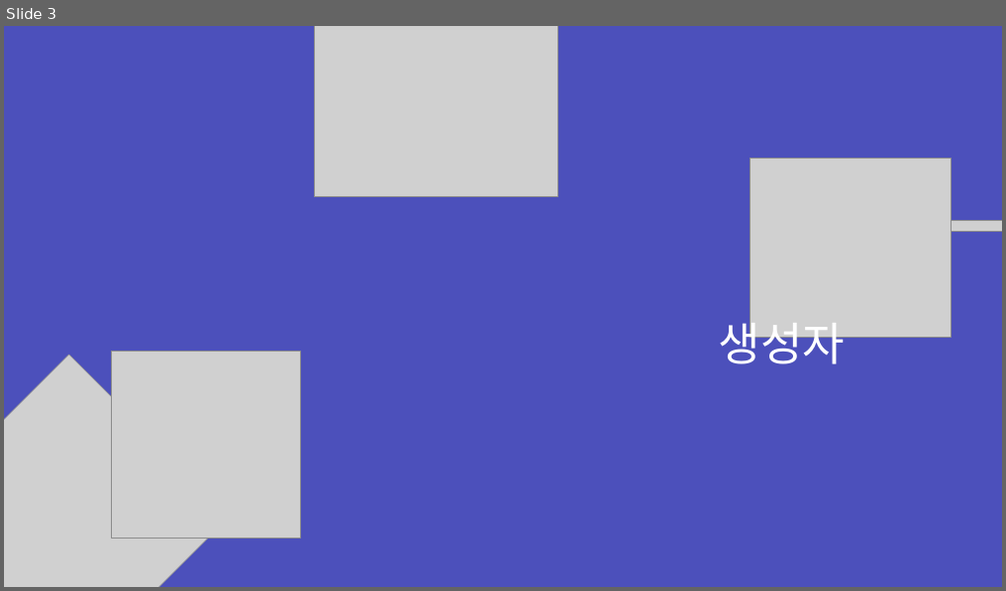
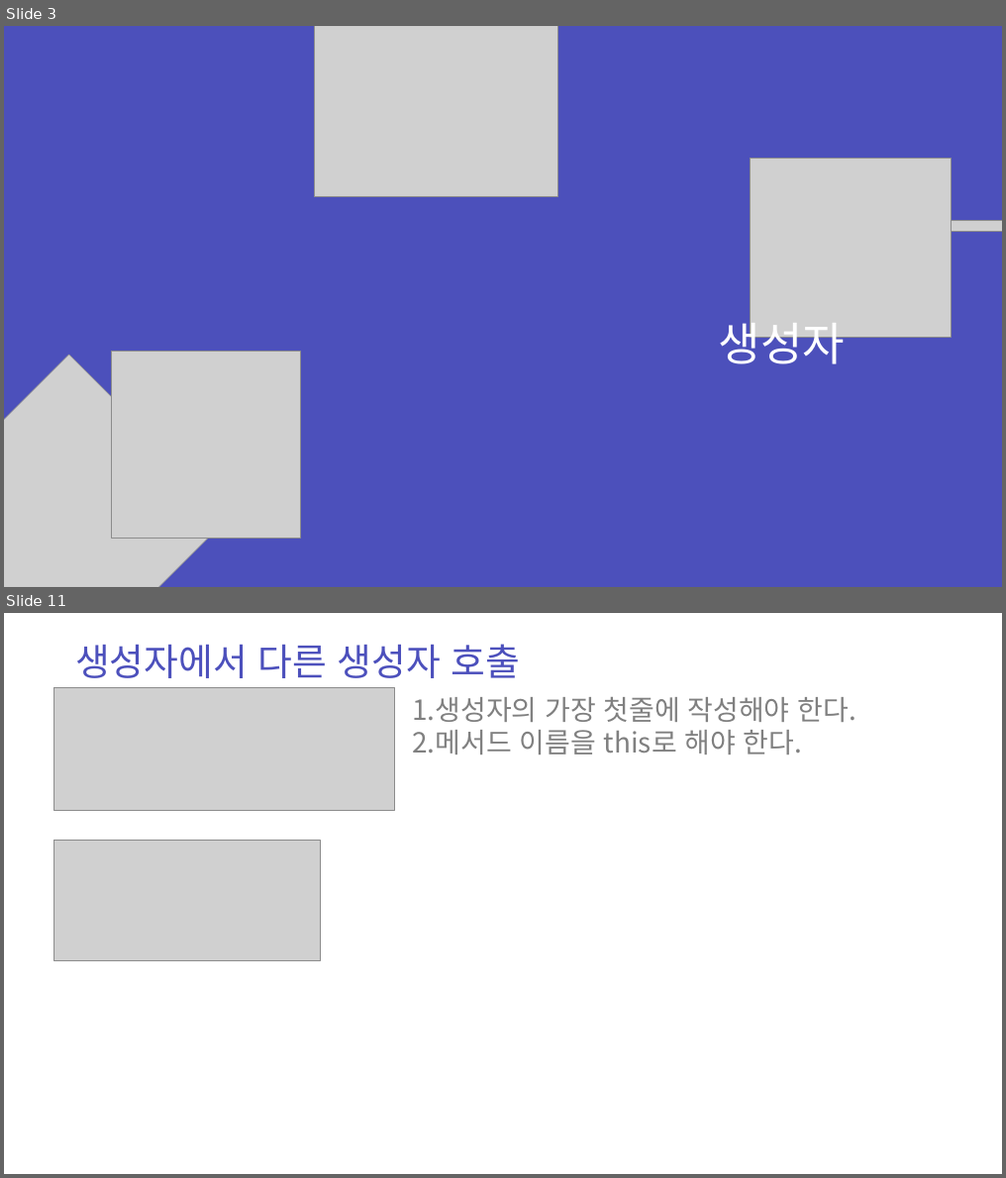
Before and after one commit to zest132/JavaLecture, a slide deck: JavaLecture/LectureFile/java 8강.pptx. Shown one above the other, each under a label of ours: slide 3 before the commit, slides 3 and 11 after it; the slides between them are not shown. The pictures are 1006x591 and 1006x1178 pixels, drawn with LibreOffice and Linux fonts; fonts in the diff are those of the drawing; grey boxes stand for pictures. Boxes give left, top, right and bottom in pixels: in the first picture for what was removed or moved away, otherwise in the second. Text is boxed around its words. In the diff, an @@ line names an element or a change of style, - is before the commit and + after.

```diff
--- a/JavaLecture/LectureFile/java 8강.pptx
+++ b/JavaLecture/LectureFile/java 8강.pptx
@@ slide 11 added at [4, 613, 1002, 1174], background #FFFFFF @@
@@ text added at [75, 644, 521, 678], 54 pt, text #4C50BC @@
+생성자에서 다른 생성자 호출
@@ picture added at [54, 687, 395, 811] @@
@@ text added at [412, 697, 855, 755], 40 pt, text #808080 @@
+1.생성자의 가장 첫줄에 작성해야 한다.
+2.메서드 이름을 this로 해야 한다.
@@ picture added at [54, 840, 320, 960] @@
```
Also in this commit, not shown: 3 slides changed, 22 other slides added, 20 slides removed, 4 other files.
